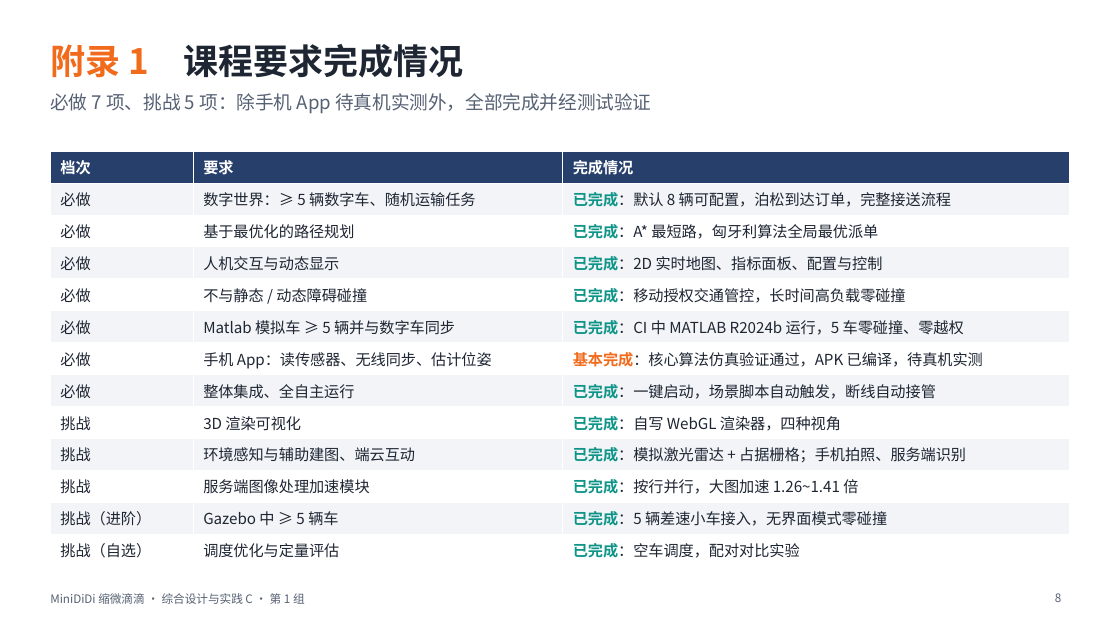
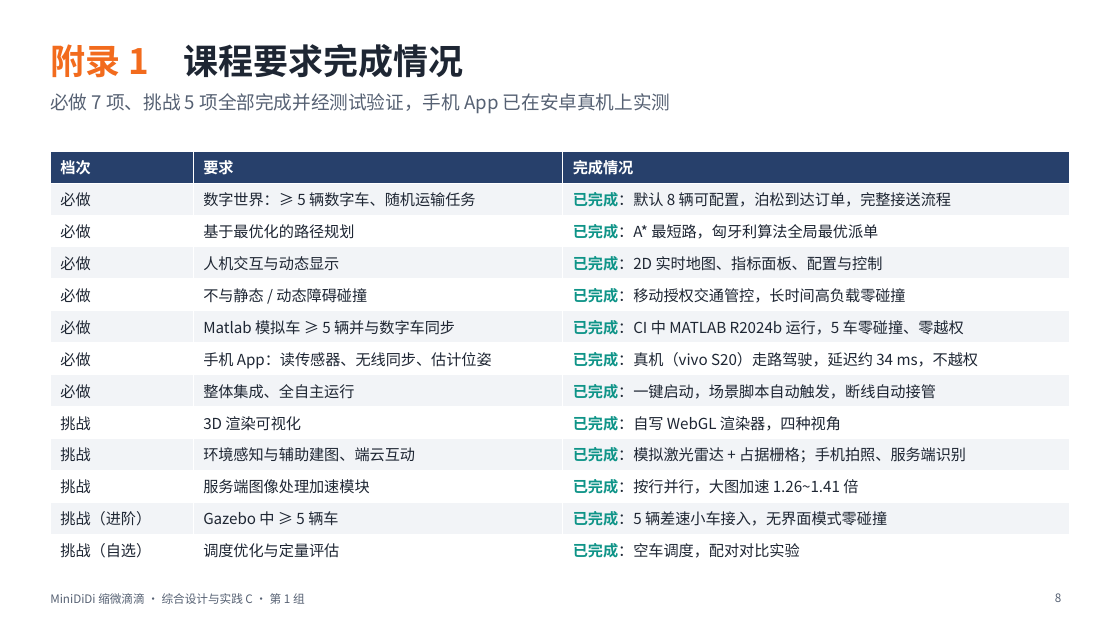
Before and after one commit to fuzeliang1/ZongC, a slide deck: slide 8 of deliverables/MiniDiDi_slides.pptx. Drawn at 1120x630 pixels with LibreOffice and Linux fonts; fonts in the diff are those of the drawing. Boxes give left, top, right and bottom in pixels: in the first picture for what was removed or moved away, otherwise in the second. Text is boxed around its words. In the diff, an @@ line names an element or a change of style, - is before the commit and + after.

```diff
--- a/deliverables/MiniDiDi_slides.pptx
+++ b/deliverables/MiniDiDi_slides.pptx
@@ text at box(50, 93, 670, 114): text changed @@
-必做 7 项、挑战 5 项：除手机 App 待真机实测外，全部完成并经测试验证
+必做 7 项、挑战 5 项全部完成并经测试验证，手机 App 已在安卓真机上实测
@@ table at box(50, 151, 1070, 562) @@
-row 7, column 3: 基本完成：核心算法仿真验证通过，APK 已编译，待真机实测
+row 7, column 3: 已完成：真机（vivo S20）走路驾驶，延迟约 34 ms，不越权
```
Also in this commit, not shown: 18 other files.
